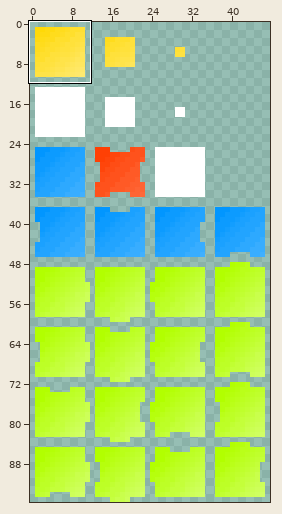
Two states of a sprite sheet, assets/cells.png. The picture above shows the old version from afar; the outline marks the close-up.
Close-up. The starting point:
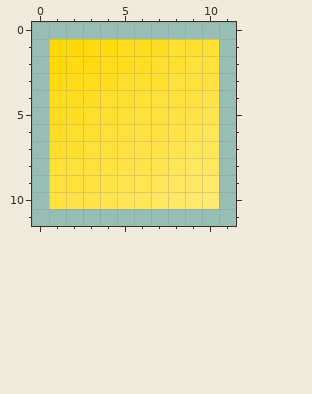
The file is 48x96 pixels. Colours within 5 levels of each other are drawn and written as one. Shown: x 0..11, y 0..11. The commit also changed other parts of the picture, which this record leaves out.
After:
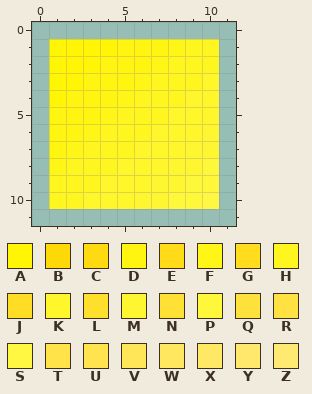
Palette (. is transparent): A #fff505  B #ffd907  C #ffda11  D #fff511  E #ffdc17  F #fff618  G #ffdc1d  H #fff620  J #ffdd24  K #fff62b  L #ffdf2d  M #fff632  N #ffe034  P #fff73a  Q #ffe13b  R #ffe241  S #fff742  T #ffe349  U #ffe450  V #ffe659  W #ffe75f  X #ffe865  Y #ffe86b  Z #ffea71
Edits made:
Changed rows in their new state; - is an unchanged pixel.
first column x 1:
 1 AAAADDDFHH
 2 AAADDDFHHH
 3 AADDDFHHHK
 4 ADDDFHHHKK
 5 DDDFHHHKKK
 6 DDFHHHKKKM
 7 DFHHHKKKMM
 8 FHHHKKKMMP
 9 HHHKKKMMPP
10 HHKKKMMPPS
Pixel boxes of the changes (left, top, right, bottom) in both close-ups:
changed: (49, 39, 219, 209)
